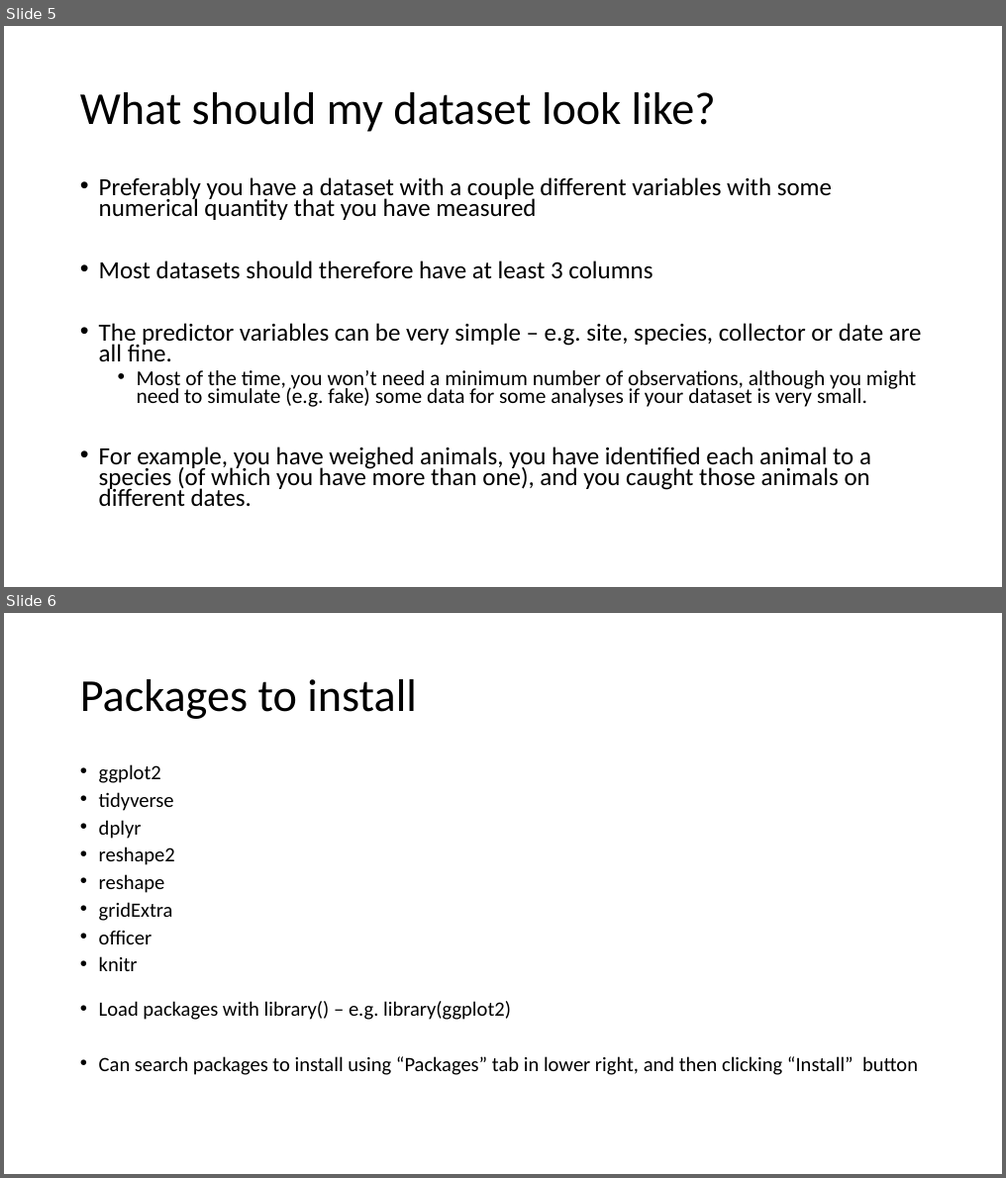
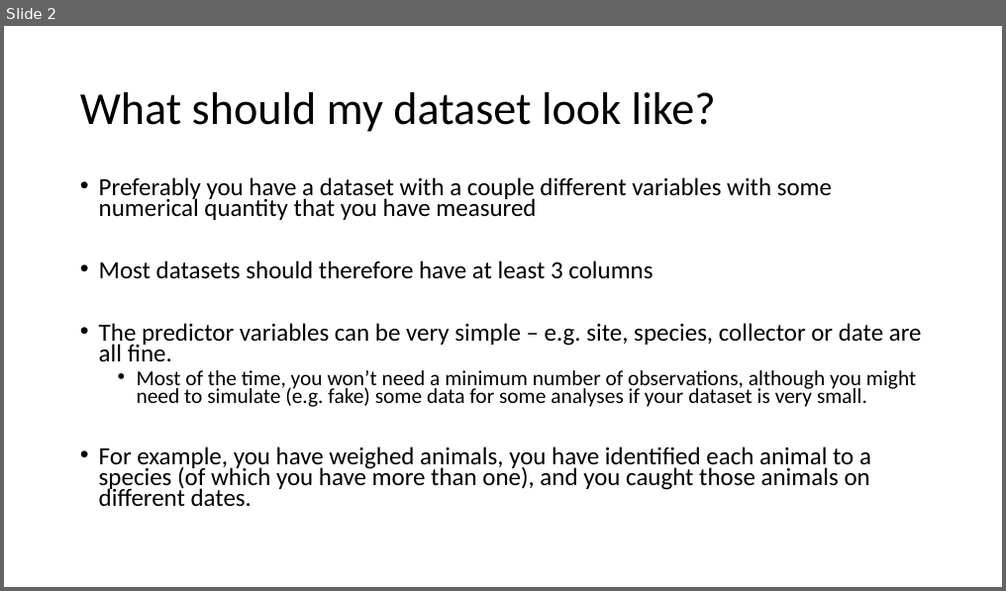
Before and after one commit to VTQuantMethodsEEB/klangwig, a slide deck: lectures/week_1_intro_to_R/ex1_intro_to_R.pptx. Shown one above the other, each under a label of ours: slides 5 and 6 before the commit, slide 2 after it. The pictures are 1006x1178 and 1006x591 pixels, drawn with LibreOffice and Linux fonts; fonts in the diff are those of the drawing. Boxes give left, top, right and bottom in pixels: in the first picture for what was removed or moved away, otherwise in the second. Text is boxed around its words. In the diff, an @@ line names an element or a change of style, - is before the commit and + after.

```diff
--- a/lectures/week_1_intro_to_R/ex1_intro_to_R.pptx
+++ b/lectures/week_1_intro_to_R/ex1_intro_to_R.pptx
@@ slide 6 removed at (4, 613, 1002, 1174), background #FFFFFF @@
@@ title removed at (80, 679, 417, 719) @@
-Packages to install
@@ text removed at (99, 764, 918, 1075) @@
-• ggplot2
-• tidyverse
-• dplyr
-• reshape2
-• reshape
-• gridExtra
-• officer
-• knitr
-• Load packages with library() – e.g. library(ggplot2)
-• Can search packages to install using “Packages” tab in lower right, and then clicking “Install” button
@@ what was slide 5 is now slide 2 @@
```
Also in this commit, not shown: 1 slide changed, 3 other slides removed, 2 other files.
